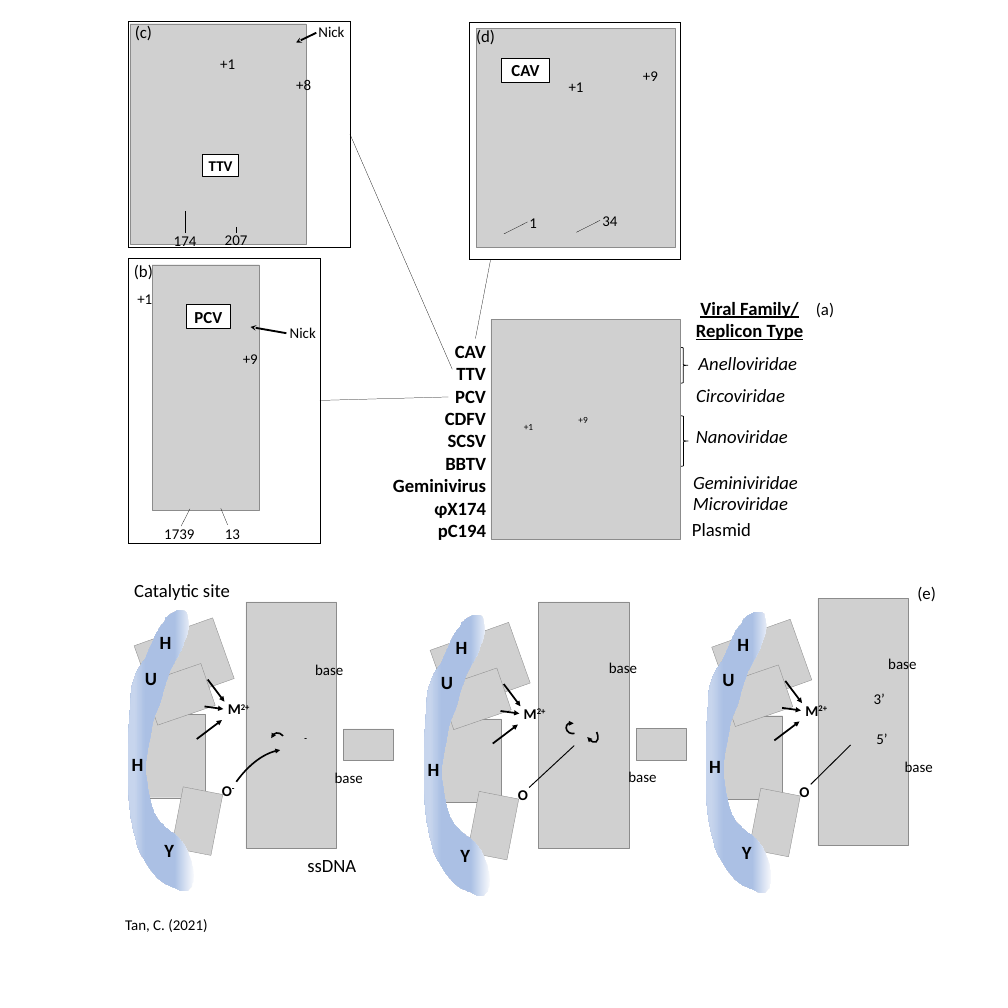
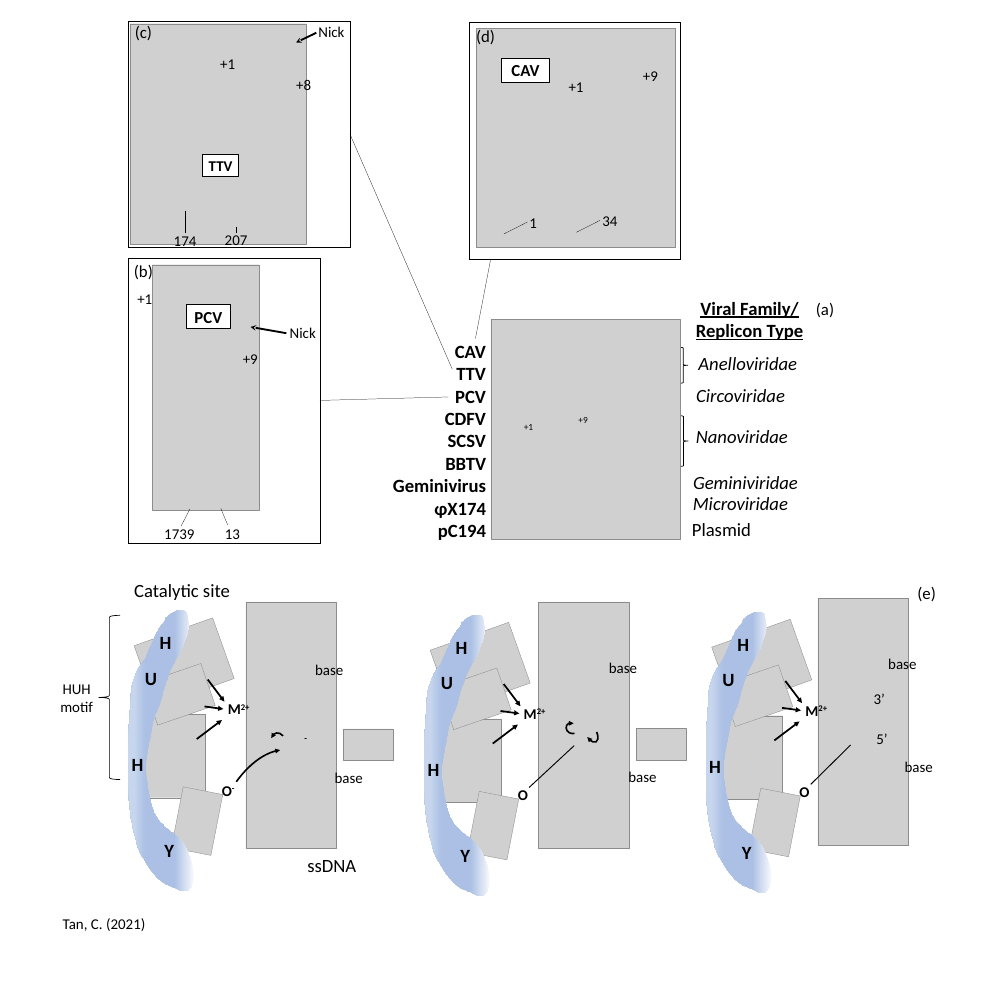
Before and after one commit to cednotsed/BIOC0021, a slide deck: slide 6 of workspace/results/plots.pptx. Drawn at 1008x1008 pixels with LibreOffice and Linux fonts; fonts in the diff are those of the drawing; grey boxes stand for pictures. Boxes give left, top, right and bottom in pixels: in the first picture for what was removed or moved away, otherwise in the second. Text is boxed around its words. In the diff, an @@ line names an element or a change of style, - is before the commit and + after.

```diff
--- a/workspace/results/plots.pptx
+++ b/workspace/results/plots.pptx
@@ rectangle: place and size @@
-rectangle at [109, 10, 943, 936]
+rectangle at [51, 10, 941, 936]
@@ right brace added at [99, 615, 120, 780], outline #000000 1.5 pt @@
@@ text added at [60, 684, 93, 712], 32 pt, text #000000 @@
+HUH
+motif
@@ text "Tan, C. (2021)": place and size @@
-text "Tan, C. (2021)" at [125, 919, 207, 932]
+text "Tan, C. (2021)" at [63, 918, 145, 931]
```
Also in this commit, not shown: 3 other files.
